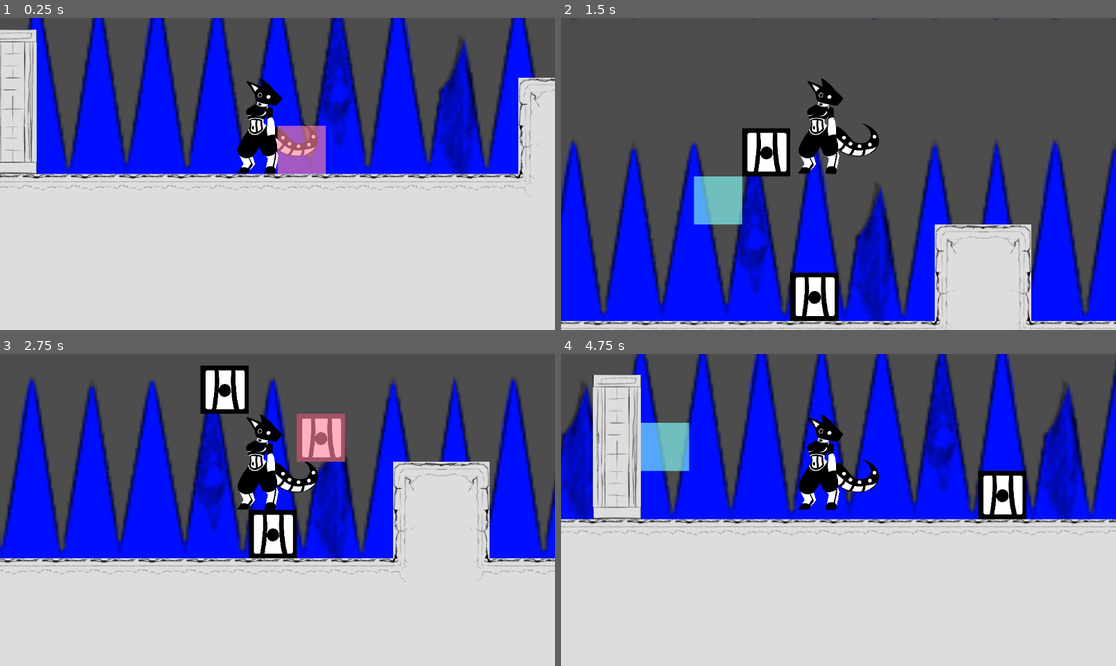
Above: before the commit, frames 1-4 (two rows, left to right).
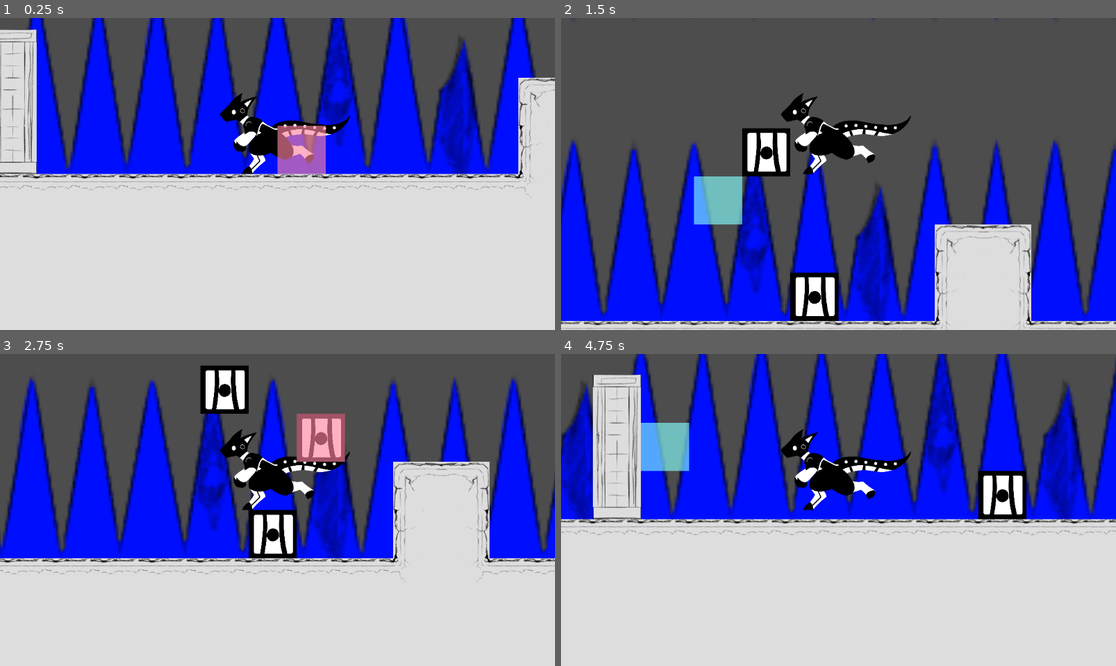
Above: after the commit, the same moments.

Repository: scales-in-git/TeamTime
Game: Godot game, scene res://Scenes/Levels/Debug/DebugLevel.tscn
Same seed, same stepped clock (60 frames per second), same inputs: the game is played once before the commit and once after it. The project has no main scene, so this scene is started directly.
Inputs (mouse positions are in pixels of both pictures, inside the frame that each line leads up to):
- Up to frame 1 (0.25 s): no input
- Up to frame 2 (1.5 s): tap Enter at 0.5 s; move the mouse to (960, 158) at 0.52 s; press the mouse at (960, 158) at 0.53 s; hold D (player_right) 0.53-1.28 s; tap Space (player_jump) at 0.77 s; move the mouse to (727, 189) at 1.27 s; release the mouse at (727, 189) at 1.28 s; hold A (player_left) from 1.28 s (still down); click (727, 189) at 1.35 s
- Up to frame 3 (2.75 s): tap Space (player_jump) at 1.52 s; move the mouse to (333, 441) at 2.02 s; release A (player_left) at 2.03 s; press the mouse at (333, 441) at 2.03 s; hold D (player_right) from 2.03 s (still down)
- Up to frame 4 (4.75 s): tap Space (player_jump) at 2.75, 3.02, 3.77, 4.52 s; move the mouse to (810, 572) at 2.77 s; release the mouse at (810, 572) at 2.78 s; click (810, 572) at 2.85 s; move the mouse to (1005, 556) at 3.52 s; release D (player_right) at 3.53 s; press the mouse at (1005, 556) at 3.53 s; hold A (player_left) from 3.53 s (still down); move the mouse to (672, 463) at 4.27 s; release the mouse at (672, 463) at 4.28 s; click (672, 463) at 4.35 s

The runs differ from the first frame. In frame 1, 2.3% of the frame differs, in the area x 39-64%, y 19-51%; in frame 2, 2.3%; in frame 3, 2.3%; in frame 4, 2.4%.

Commit message:
Added idle and a run cycle
added all the basic character animations to the game

Diff:
--- a/Scenes/Characters/Player/Player.tscn
+++ b/Scenes/Characters/Player/Player.tscn
@@ -1,7 +1,7 @@
 [gd_scene load_steps=6 format=3 uid="uid://b6n4ox24glr40"]
 
 [ext_resource type="Script" uid="uid://c465e010bomid" path="res://Scenes/Characters/Player/Player.gd" id="1_no7dv"]
-[ext_resource type="Texture2D" uid="uid://cf88111432aqa" path="res://Scenes/Characters/Player/Sprites/PirateSimple.png" id="2_8y2kw"]
+[ext_resource type="SpriteFrames" uid="uid://cw6ckk3ric7gn" path="res://Scenes/Characters/Player/Sprites/Character_SpriteAnimations.tres" id="2_gqvyu"]
 [ext_resource type="Script" uid="uid://c7y84gs01fdxh" path="res://Scenes/Characters/Player/BlockPlaceHelper.gd" id="3_gqvyu"]
 
 [sub_resource type="RectangleShape2D" id="RectangleShape2D_8y2kw"]
@@ -18,10 +18,13 @@
 
 [node name="CanvasGroup" type="CanvasGroup" parent="."]
 
-[node name="Sprite2D" type="Sprite2D" parent="CanvasGroup"]
-scale = Vector2(0.333, 0.333)
-texture = ExtResource("2_8y2kw")
-offset = Vector2(0, -300)
+[node name="Sprite2D" type="AnimatedSprite2D" parent="CanvasGroup"]
+position = Vector2(0, -69.041)
+scale = Vector2(0.273973, 0.273973)
+sprite_frames = ExtResource("2_gqvyu")
+animation = &"Run"
+offset = Vector2(0, -113)
+flip_h = true
 
 [node name="Camera2D" type="Camera2D" parent="."]
 
--- /dev/null
+++ b/Scenes/Characters/Player/Sprites/Character_SpriteAnimations.tres
@@ -0,0 +1,115 @@
+[gd_resource type="SpriteFrames" load_steps=15 format=3 uid="uid://cw6ckk3ric7gn"]
+
+[ext_resource type="Texture2D" uid="uid://dvq6r0o30rmie" path="res://Scenes/Characters/Player/Sprites/spriteSheet.png" id="1_tjvq5"]
+
+[sub_resource type="AtlasTexture" id="AtlasTexture_5vysq"]
+atlas = ExtResource("1_tjvq5")
+region = Rect2(0, 2190, 1172, 730)
+
+[sub_resource type="AtlasTexture" id="AtlasTexture_70kot"]
+atlas = ExtResource("1_tjvq5")
+region = Rect2(0, 1460, 1172, 730)
+
+[sub_resource type="AtlasTexture" id="AtlasTexture_dmqv8"]
+atlas = ExtResource("1_tjvq5")
+region = Rect2(0, 730, 1172, 730)
+
+[sub_resource type="AtlasTexture" id="AtlasTexture_32tu0"]
+atlas = ExtResource("1_tjvq5")
+region = Rect2(1172, 730, 1172, 730)
+
+[sub_resource type="AtlasTexture" id="AtlasTexture_6ctfc"]
+atlas = ExtResource("1_tjvq5")
+region = Rect2(1172, 1460, 1172, 730)
+
+[sub_resource type="AtlasTexture" id="AtlasTexture_ek5v5"]
+atlas = ExtResource("1_tjvq5")
+region = Rect2(2344, 0, 1172, 730)
+
+[sub_resource type="AtlasTexture" id="AtlasTexture_ofrs3"]
+atlas = ExtResource("1_tjvq5")
+region = Rect2(1172, 2190, 1172, 730)
+
+[sub_resource type="AtlasTexture" id="AtlasTexture_x4qmx"]
+atlas = ExtResource("1_tjvq5")
+region = Rect2(2344, 730, 1172, 730)
+
+[sub_resource type="AtlasTexture" id="AtlasTexture_e3oy5"]
+atlas = ExtResource("1_tjvq5")
+region = Rect2(2344, 1460, 1172, 730)
+
+[sub_resource type="AtlasTexture" id="AtlasTexture_2w8vl"]
+atlas = ExtResource("1_tjvq5")
+region = Rect2(2344, 2190, 1172, 730)
+
+[sub_resource type="AtlasTexture" id="AtlasTexture_dt5y5"]
+atlas = ExtResource("1_tjvq5")
+region = Rect2(0, 2920, 1172, 730)
+
+[sub_resource type="AtlasTexture" id="AtlasTexture_33wem"]
+atlas = ExtResource("1_tjvq5")
+region = Rect2(0, 0, 1172, 730)
+
+[sub_resource type="AtlasTexture" id="AtlasTexture_ka51m"]
+atlas = ExtResource("1_tjvq5")
+region = Rect2(1172, 0, 1172, 730)
+
+[resource]
+animations = [{
+"frames": [{
+"duration": 10.0,
+"texture": SubResource("AtlasTexture_5vysq")
+}, {
+"duration": 0.5,
+"texture": SubResource("AtlasTexture_70kot")
+}, {
+"duration": 0.5,
+"texture": SubResource("AtlasTexture_dmqv8")
+}, {
+"duration": 0.5,
+"texture": SubResource("AtlasTexture_70kot")
+}],
+"loop": true,
+"name": &"Idle",
+"speed": 5.0
+}, {
+"frames": [{
+"duration": 0.5,
+"texture": SubResource("AtlasTexture_32tu0")
+}, {
+"duration": 0.5,
+"texture": SubResource("AtlasTexture_6ctfc")
+}, {
+"duration": 0.5,
+"texture": SubResource("AtlasTexture_ek5v5")
+}, {
+"duration": 0.5,
+"texture": SubResource("AtlasTexture_ofrs3")
+}, {
+"duration": 0.5,
+"texture": SubResource("AtlasTexture_x4qmx")
+}, {
+"duration": 0.5,
+"texture": SubResource("AtlasTexture_e3oy5")
+}, {
+"duration": 0.5,
+"texture": SubResource("AtlasTexture_2w8vl")
+}, {
+"duration": 0.5,
+"texture": SubResource("AtlasTexture_dt5y5")
+}],
+"loop": true,
+"name": &"Run",
+"speed": 5.0
+}, {
+"frames": [{
+"duration": 0.5,
+"texture": SubResource("AtlasTexture_33wem")
+}, {
+"duration": 0.5,
+"texture": SubResource("AtlasTexture_ka51m")
+}],
+"loop": true,
+"name": &"Run_Start",
+"speed": 5.0
+}]
Binary file added: Camera.png
Not shown, added: Camera.png.import
Binary file added: Scenes/Characters/Player/Sprites/Idle.png
Not shown, added: Scenes/Characters/Player/Sprites/Idle.png.import
Binary file changed: Scenes/Characters/Player/Sprites/PirateSimple.png
Binary file added: Scenes/Characters/Player/Sprites/spriteSheet.png
Not shown, added: Scenes/Characters/Player/Sprites/spriteSheet.png.import
